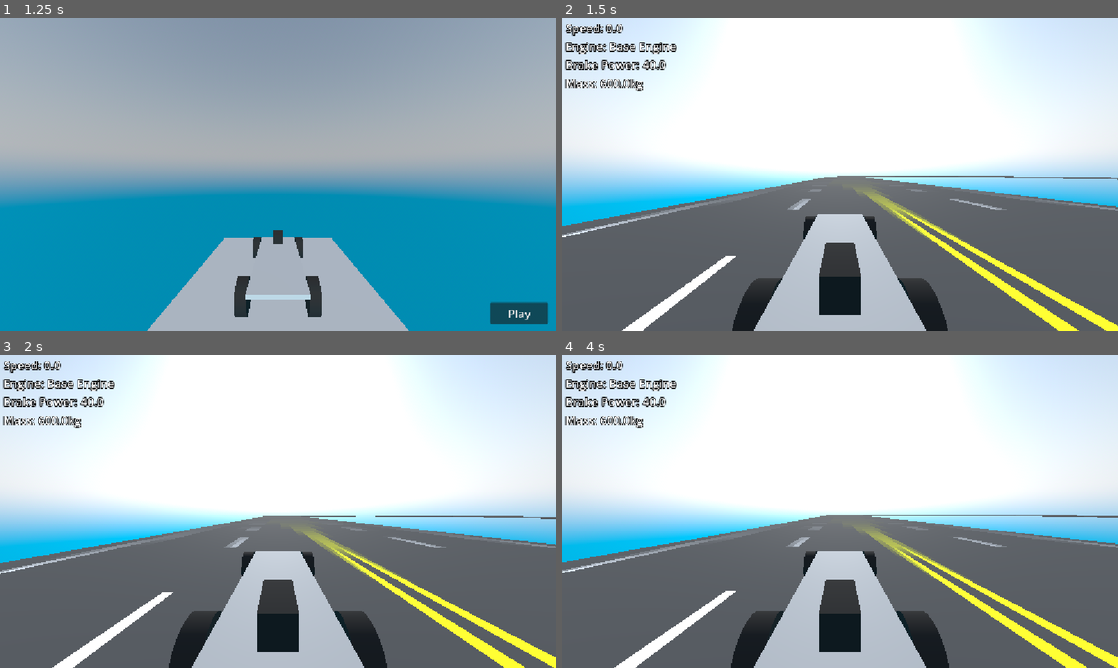
Above: before the commit, frames 1-4 (two rows, left to right).
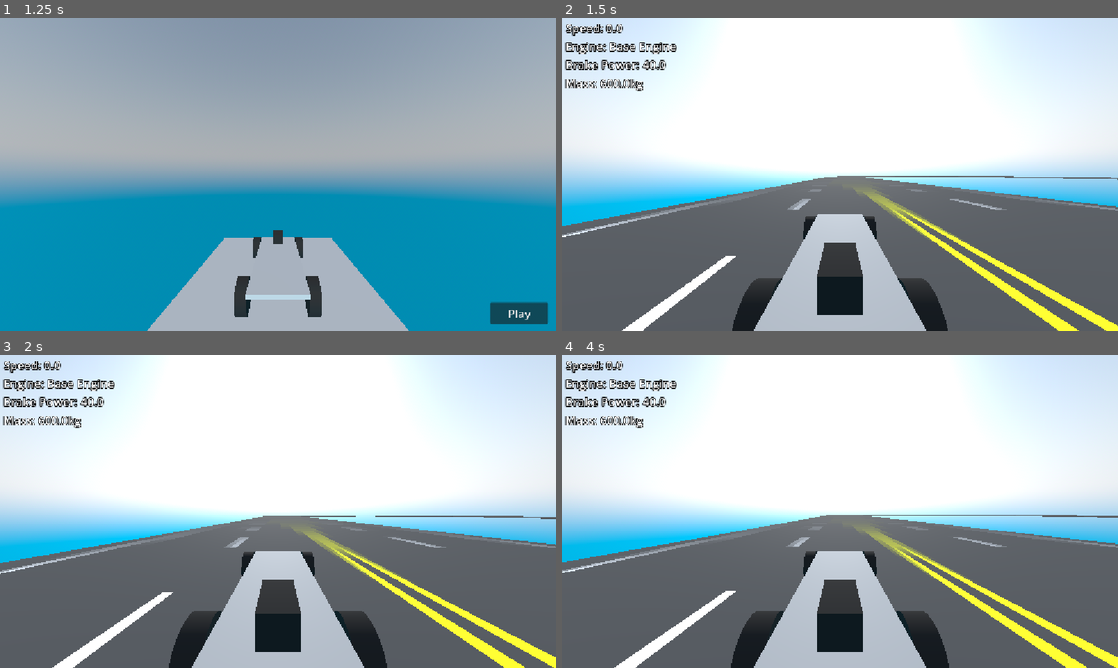
Above: after the commit, the same moments.

Repository: bladeclickers/craft_any_vehicle
Game: Godot game, scene res://scenes/start.tscn
Two runs of this game, one before a commit and one after it. Both use one fixed random seed, a clock stepped at 60 frames per second and the inputs below.
Inputs (mouse positions are in pixels of both pictures, inside the frame that each line leads up to):
- Up to frame 1 (1.25 s): click "Play" at 0.5 s
- Up to frame 2 (1.5 s): click "Play" at 1.25 s
- Up to frame 3 (2 s): no input
- Up to frame 4 (4 s): tap Enter at 2 s; move the mouse to (962, 495) at 2.02 s; hold Right (ui_right) 2.03-2.75 s; hold A (a) 2.03-2.75 s; click (962, 495) at 2.17 s; tap D (d) at 2.3 s; tap R (reset) at 2.75 s; drag from (728, 527) to (812, 574) at 2.77 s; click "Play" at 3.5 s

Frame 1 is identical in both runs. In frame 2, 0.1% of the frame differs, in the area x 45-55%, y 71-95%; in frame 3, 0.1%; in frame 4, 0.1%, in the area x 14-55%, y 61-95%.

Commit message:
improve fov changing and ui + add visual engine size changes

Diff:
--- a/assets/base_car.gd
+++ b/assets/base_car.gd
@@ -34,7 +34,7 @@
 		wheel.find_child("StaticBody3D").find_child("CollisionShape3D").disabled = true
 
 	var speed = linear_velocity.dot(global_transform.basis.z)
-	cam.fov = clamp(lerp(cam.fov, 160 * (speed/40), 2), 80, 120)
+	cam.fov = clamp(80 + speed/1.5, 80, 120)
 
 	if Input.is_action_just_pressed("camera"):
 		if cam.position == FIRST_PERSON:
--- a/assets/base_car.tscn
+++ b/assets/base_car.tscn
@@ -129,10 +129,11 @@
 fov = 80.0
 
 [node name="engine" type="StaticBody3D" parent="." unique_id=1722377717]
-transform = Transform3D(0.27355435, 0, 0, 0, 0.24565612, 0, 0, 0, 0.593959, 0, -0.045682654, -1.1745133)
+transform = Transform3D(0.31097096, 0, 0, 0, 0.24565612, 0, 0, 0, 0.7086776, 0, -0.045682654, -1.1745133)
 script = ExtResource("2_1ca31")
 
 [node name="MeshInstance3D" type="MeshInstance3D" parent="engine" unique_id=1873077162]
+transform = Transform3D(1.07877, 0, 0, 0, 1, 0, 0, 0, 1, 0, 0, 0)
 mesh = SubResource("BoxMesh_f75wj")
 
 [node name="CollisionShape3D" type="CollisionShape3D" parent="engine" unique_id=249549347]
--- a/assets/scripts/engine.gd
+++ b/assets/scripts/engine.gd
@@ -1,4 +1,8 @@
 extends StaticBody3D
+
+const BASE_SCALE = Vector3(0.274, 0.246, 0.594)
+const MEDIUM_SCALE = Vector3(0.311, 0.246, 0.709)
+const BIG_SCALE = Vector3(0.386, 0.246, 0.811)
 
 @onready var mesh = $MeshInstance3D
 var mouse_hovering = false
@@ -6,6 +10,14 @@
 func change_color(color: Color):
 	mesh.mesh.material.albedo_color = color
 
+func _process(_delta: float) -> void:
+	if Globals.engine_type == "Base Engine":
+		scale = BASE_SCALE
+	elif Globals.engine_type == "Medium Engine":
+		scale = MEDIUM_SCALE
+	elif Globals.engine_type == "Big Engine":
+		scale = BIG_SCALE
+
 func _on_mouse_entered() -> void:
 	mouse_hovering = true
 
--- a/scenes/editor.gd
+++ b/scenes/editor.gd
@@ -20,7 +20,7 @@
 
 func _process(_delta: float) -> void:
 	if engine.mouse_hovering:
-		if Input.is_action_just_pressed("select"):
+		if Input.is_action_just_pressed("select") and not wheel_pane.visible:
 			engine_pane.visible = !engine_pane.visible
 			engine.change_color(Color(0, 255, 0) if engine_pane.visible else Color(0, 0, 0))
 
@@ -37,7 +37,7 @@
 			if not wheel_pane.visible:
 				wheel.change_color(Color(0, 0.5, 0))
 
-	if hovering_wheel and Input.is_action_just_pressed("select"):
+	if hovering_wheel and Input.is_action_just_pressed("select") and not engine_pane.visible:
 		wheel_pane.visible = !wheel_pane.visible
 		# same mesh used for all wheels, no use repeating
 		fr.change_color(Color(0, 255, 0) if wheel_pane.visible else Color(0, 0, 0))
